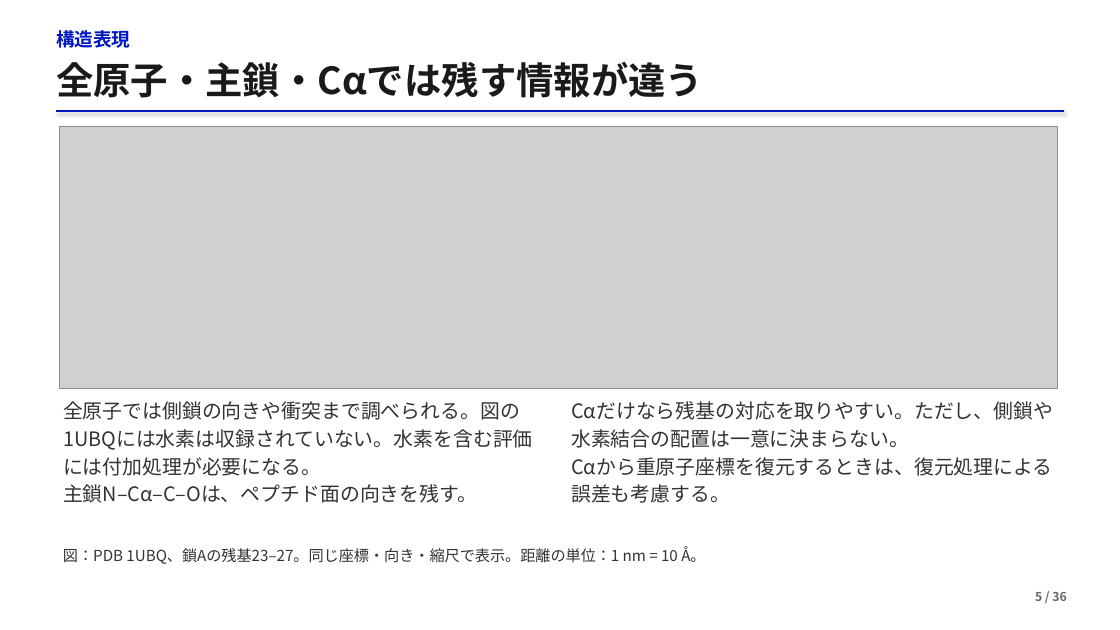
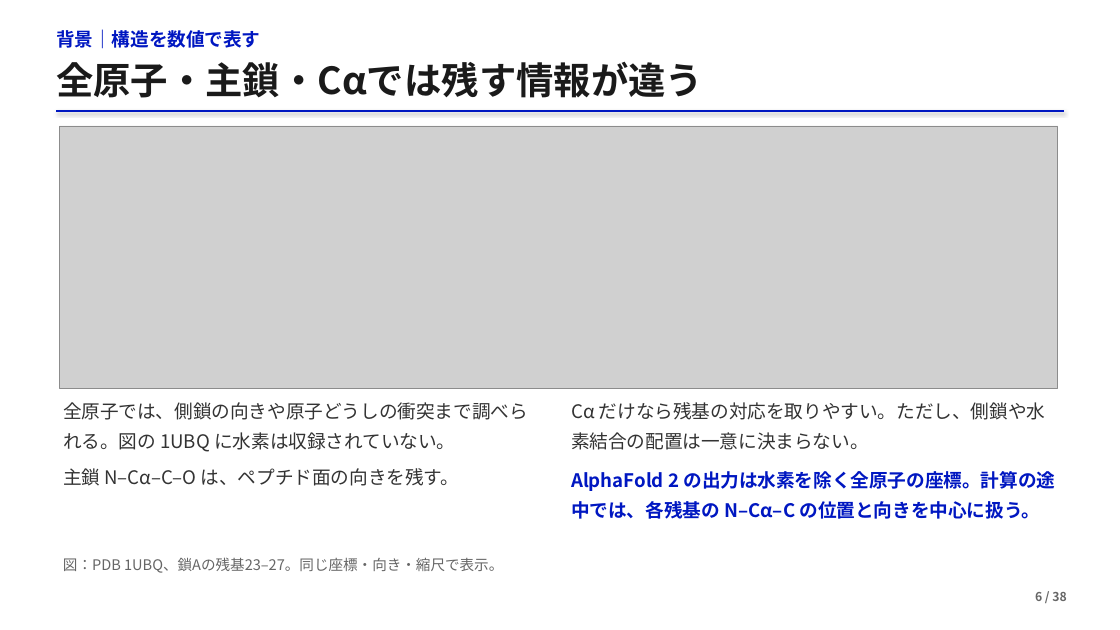
Before and after one commit to matsunagalab/lecture_bioinfo, a slide deck: slide 6 of 05_AlphaFold2による構造予測/05_AlphaFold2による構造予測.pptx (slide 5 before the commit). Drawn at 1120x630 pixels with LibreOffice and Linux fonts; fonts in the diff are those of the drawing; grey boxes stand for pictures. Boxes give left, top, right and bottom in pixels: in the first picture for what was removed or moved away, otherwise in the second. Text is boxed around its words. In the diff, an @@ line names an element or a change of style, - is before the commit and + after.

```diff
--- a/05_AlphaFold2による構造予測/05_AlphaFold2による構造予測.pptx
+++ b/05_AlphaFold2による構造予測/05_AlphaFold2による構造予測.pptx
@@ text at [56, 29, 261, 49]: text changed @@
-構造表現
+背景｜構造を数値で表す
@@ text at [63, 402, 528, 486]: text changed; size 17 to 16 pt @@
-全原子では側鎖の向きや衝突まで調べられる。図の1UBQには水素は収録されていない。水素を含む評価には付加処理が必要になる。
-主鎖N–Cα–C–Oは、ペプチド面の向きを残す。
+全原子では、側鎖の向きや原子どうしの衝突まで調べられる。図の 1UBQ に水素は収録されていない。
+主鎖 N–Cα–C–O は、ペプチド面の向きを残す。
@@ text at [571, 402, 1045, 450]: text changed; size 17 to 16 pt @@
-Cαだけなら残基の対応を取りやすい。ただし、側鎖や水素結合の配置は一意に決まらない。
-Cαから重原子座標を復元するときは、復元処理による誤差も考慮する。
+Cα だけなら残基の対応を取りやすい。ただし、側鎖や水素結合の配置は一意に決まらない。
@@ text added at [571, 471, 1055, 519], 16 pt, text #0017C1, bold @@
+AlphaFold 2 の出力は水素を除く全原子の座標。計算の途中では、各残基の N–Cα–C の位置と向きを中心に扱う。
@@ text at [63, 557, 503, 573]: text changed; size 13 to 12.5 pt; text colour #333333 to #666666 @@
-図：PDB 1UBQ、鎖Aの残基23–27。同じ座標・向き・縮尺で表示。距離の単位：1 nm = 10 Å。
+図：PDB 1UBQ、鎖Aの残基23–27。同じ座標・向き・縮尺で表示。
```
Also in this commit, not shown: 51 other slides changed, 4 slides added, 1 slide removed, 4 other files.
